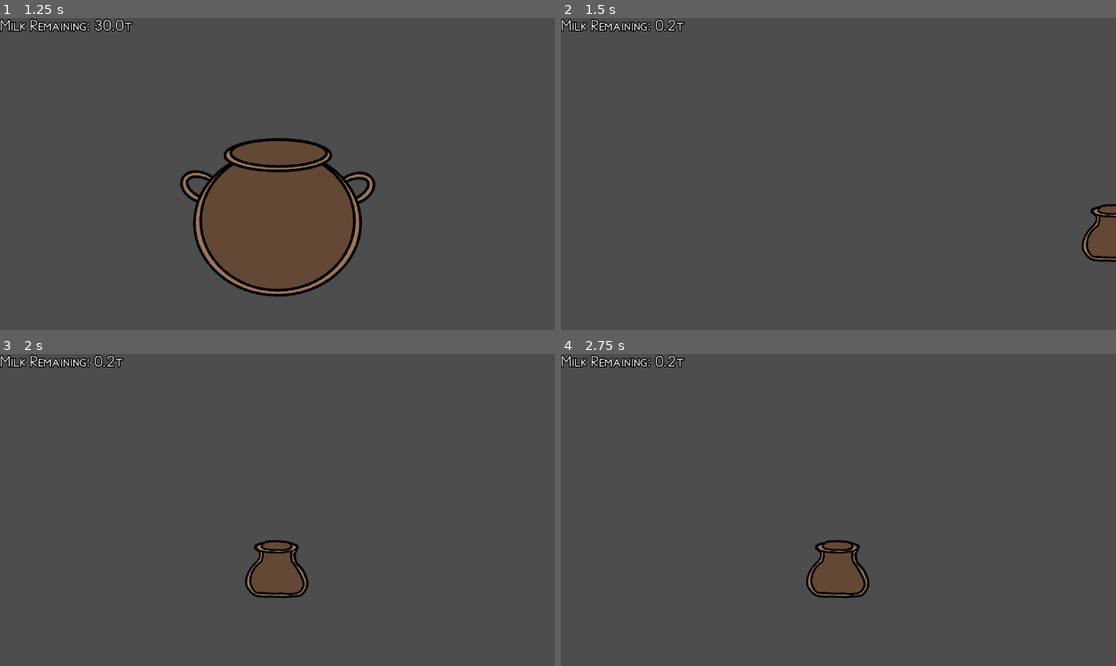
Above: before the commit, frames 1-4 (two rows, left to right).
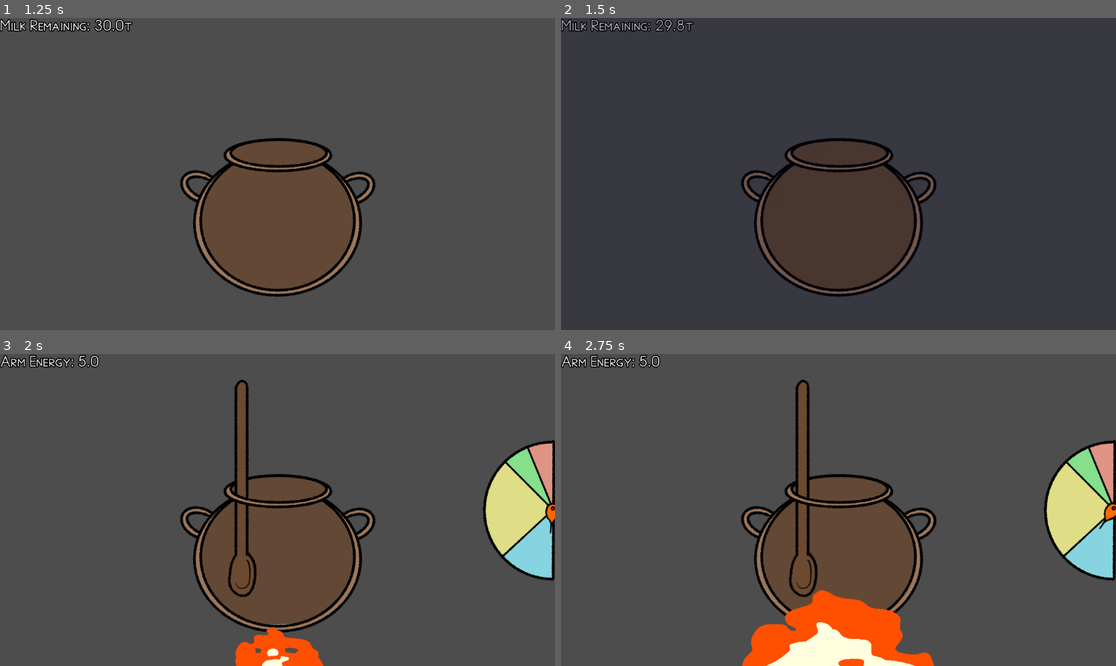
Above: after the commit, the same moments.

Repository: HauntedBees/olympus-mountain-creamery
Game: Godot game, scene res://game_scenes/01_make_yog/make_yog.tscn
Same seed, same stepped clock (60 frames per second), same inputs: the game is played once before the commit and once after it.
Inputs:
- Up to frame 1 (1.25 s): tap Enter at 0.5 s; tap X (button_two) at 0.6 s
- Up to frame 2 (1.5 s): tap Space at 1.25 s; tap Z (button_one) at 1.35 s
- Up to frame 3 (2 s): tap X (button_two) at 1.55 s
- Up to frame 4 (2.75 s): tap X (button_two) at 2.1 s

Frame 1 is identical in both runs. In frame 2, 14% of the frame differs, in the area x 0-100%, y 0-90%; in frame 3, 12%; in frame 4, 15%, in the area x 0-100%, y 0-100%.

Commit message:
transitions

Diff:
--- a/game_scenes/01_make_yog/make_yog.gd
+++ b/game_scenes/01_make_yog/make_yog.gd
@@ -1,4 +1,6 @@
 class_name MakeYogurtScene extends GameScene
+
+const _TRANSITION_TIME := 0.25
 
 @onready var boil_pot: BoilPot = %BoilPot
 @onready var info_label: Label = %InfoLabel
@@ -6,13 +8,20 @@
 @onready var temp_meter: TempMeter = %TempMeter
 @onready var ice_container: IceBath = %IceContainer
 @onready var yog_jars: Control = %YogJars
+@onready var _transition: ColorRect = $Transition
 
 func _ready() -> void:
 	_change_state(PourMilkState.new(self, MilkPotData.new()))
 
 func _change_state(new_state: MakeYogGameState) -> void:
+	var t := create_tween()
 	if _state:
-		_state.clean()
-	_state = new_state
-	_state.initialize()
-	_state.change_state.connect(_change_state)
+		t.tween_property(_transition, "color:a", 1.0, _TRANSITION_TIME)
+	t.tween_callback(func() -> void:
+		if _state:
+			_state.clean()
+		_state = new_state
+		_state.initialize()
+		_state.change_state.connect(_change_state)
+	)
+	t.tween_property(_transition, "color:a", 0.0, _TRANSITION_TIME)
--- a/game_scenes/01_make_yog/make_yog.tscn
+++ b/game_scenes/01_make_yog/make_yog.tscn
@@ -118,3 +118,12 @@
 anchor_bottom = 1.0
 grow_horizontal = 2
 grow_vertical = 2
+
+[node name="Transition" type="ColorRect" parent="."]
+layout_mode = 1
+anchors_preset = 15
+anchor_right = 1.0
+anchor_bottom = 1.0
+grow_horizontal = 2
+grow_vertical = 2
+color = Color(0, 0, 0.12549, 0)
--- a/game_scenes/01_make_yog/states/cool_milk.gd
+++ b/game_scenes/01_make_yog/states/cool_milk.gd
@@ -25,7 +25,6 @@
 	if Input.is_action_just_pressed("button_two"):
 		input_blocked = true
 		# TODO: calculate bacteria and cool multipliers
-		# TODO: some animation/delay/transition to finish things off
 		change_state.emit(FillJarsState.new(_make_yog, _pot))
 		return
 	if Input.is_action_just_pressed("button_one"):
--- a/game_scenes/01_make_yog/states/heat_milk.gd
+++ b/game_scenes/01_make_yog/states/heat_milk.gd
@@ -64,7 +64,6 @@
 		return
 	_sweet_spot_time_remaining = 0.0
 	input_blocked = true
-	# TODO: some animation/delay/transition to finish things off
 	change_state.emit(CoolMilkState.new(_make_yog, _pot))
 
 func _update_energy_label() -> void:
--- a/game_scenes/01_make_yog/states/pour_milk.gd
+++ b/game_scenes/01_make_yog/states/pour_milk.gd
@@ -34,6 +34,5 @@
 
 func _finish_pouring() -> void:
 	input_blocked = true
-	# TODO: some animation/delay/transition to finish things off
-	#change_state.emit(HeatMilkState.new(_make_yog, _pot))
-	change_state.emit(FillJarsState.new(_make_yog, _pot))
+	change_state.emit(HeatMilkState.new(_make_yog, _pot))
+	#change_state.emit(FillJarsState.new(_make_yog, _pot))
--- a/game_scenes/game_scene.gd
+++ b/game_scenes/game_scene.gd
@@ -4,5 +4,7 @@
 var _state: GameState
 
 func _process(delta: float) -> void:
+	if !_state:
+		return
 	if !_state.input_blocked:
 		_state.update(delta)
